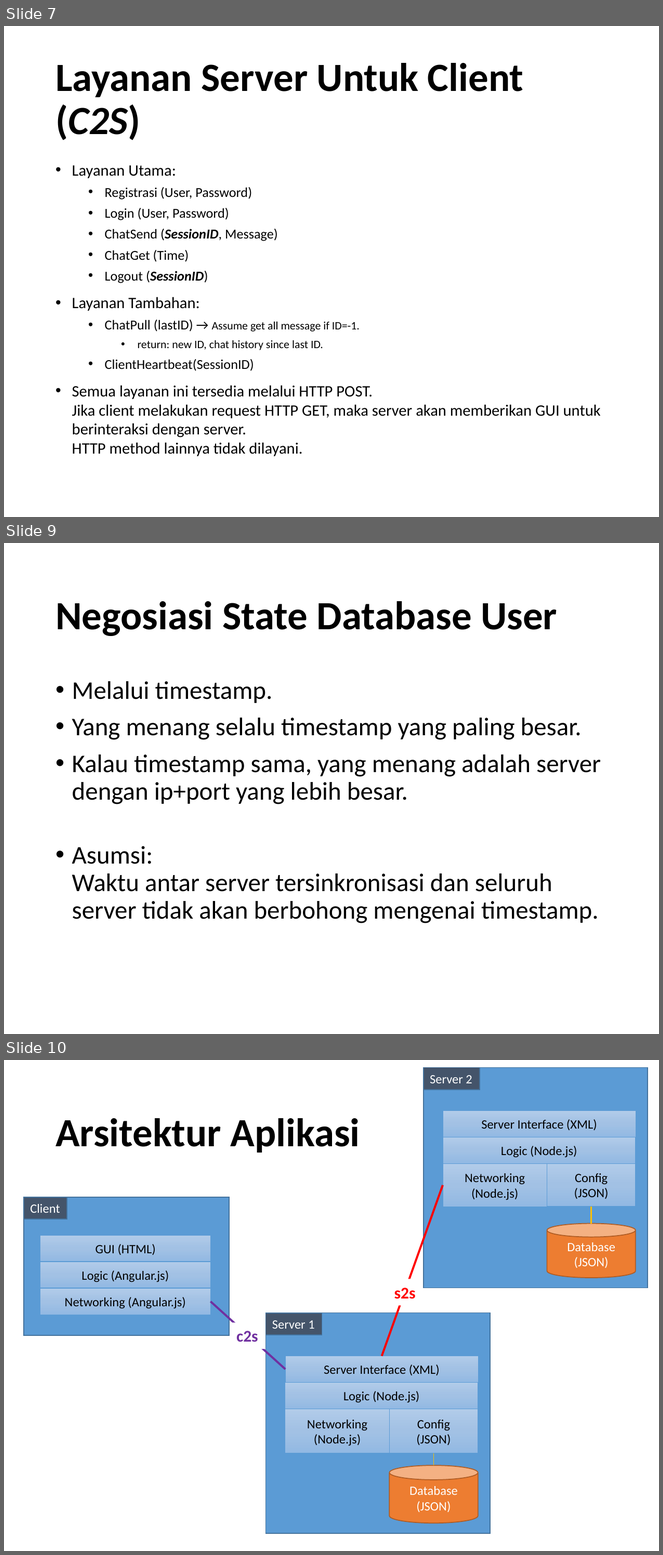
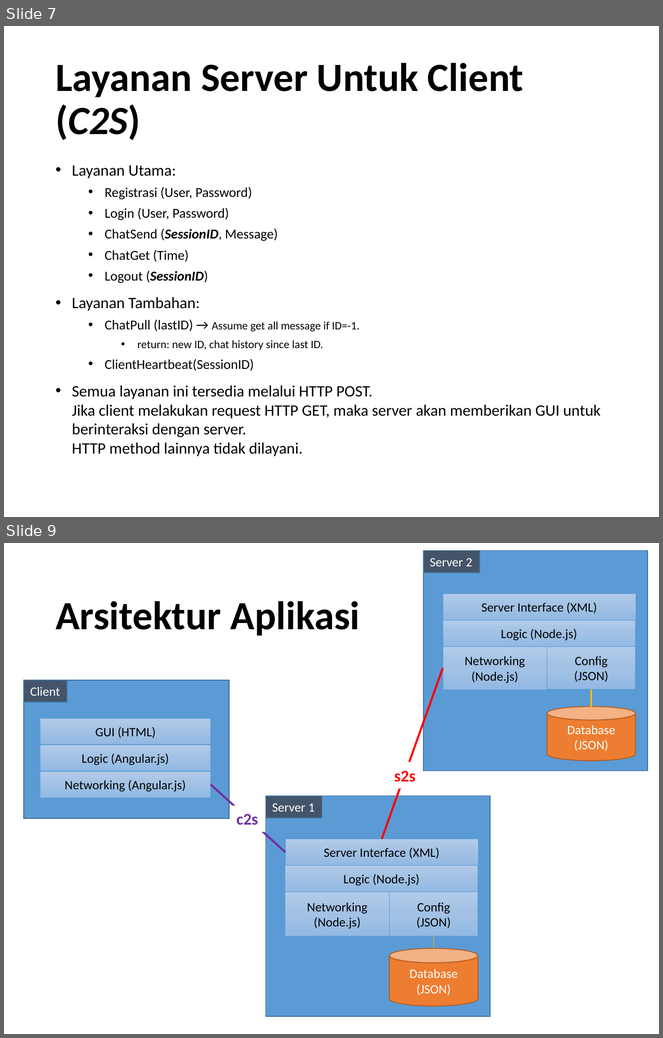
Before and after one commit to yohanesmario/chatserver, a slide deck: docs/Chat Server.pptx. Shown one above the other, each under a label of ours: slides 7, 9 and 10 before the commit, slides 7 and 9 after it; the slides between them are not shown. The pictures are 663x1555 and 663x1038 pixels, drawn with LibreOffice and Linux fonts; fonts in the diff are those of the drawing. Boxes give left, top, right and bottom in pixels: in the first picture for what was removed or moved away, otherwise in the second. Text is boxed around its words. In the diff, an @@ line names an element or a change of style, - is before the commit and + after.

Commit message:
[Delete] Negosiasi State User Collection

```diff
--- a/docs/Chat Server.pptx
+++ b/docs/Chat Server.pptx
@@ slide 9 removed at (4, 543, 659, 1034), background #FFFFFF @@
@@ title removed at (55, 601, 557, 636) @@
-Negosiasi State Database User
@@ text removed at (72, 681, 601, 924) @@
-• Melalui timestamp.
-• Yang menang selalu timestamp yang paling besar.
-• Kalau timestamp sama, yang menang adalah server dengan ip+port yang lebih besar.
-• Asumsi:
-  Waktu antar server tersinkronisasi dan seluruh server tidak akan berbohong mengenai timestamp.
@@ what was slide 10 is now slide 9 @@
```
Also in this commit, not shown: 5 slides changed.
